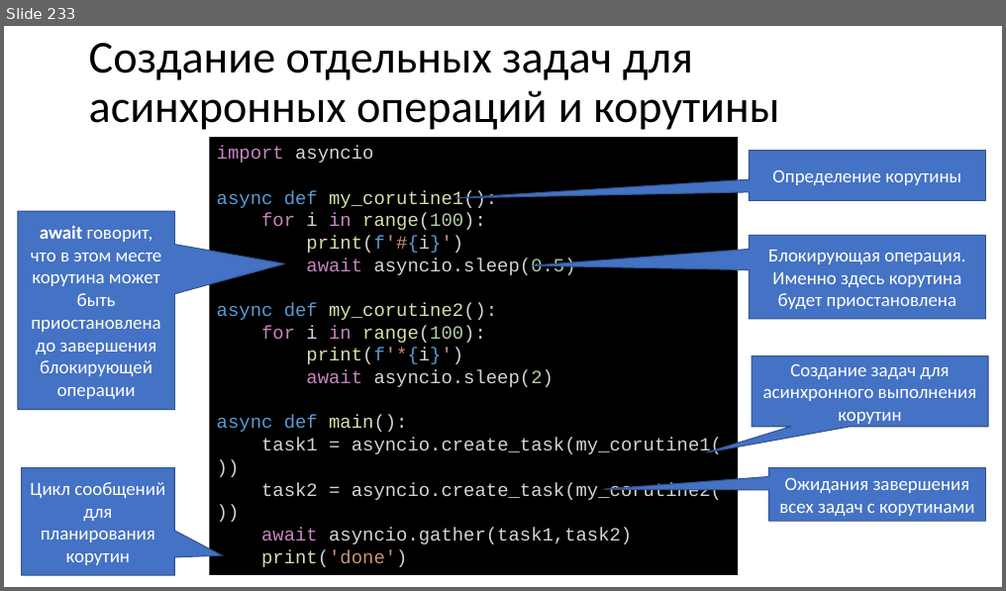
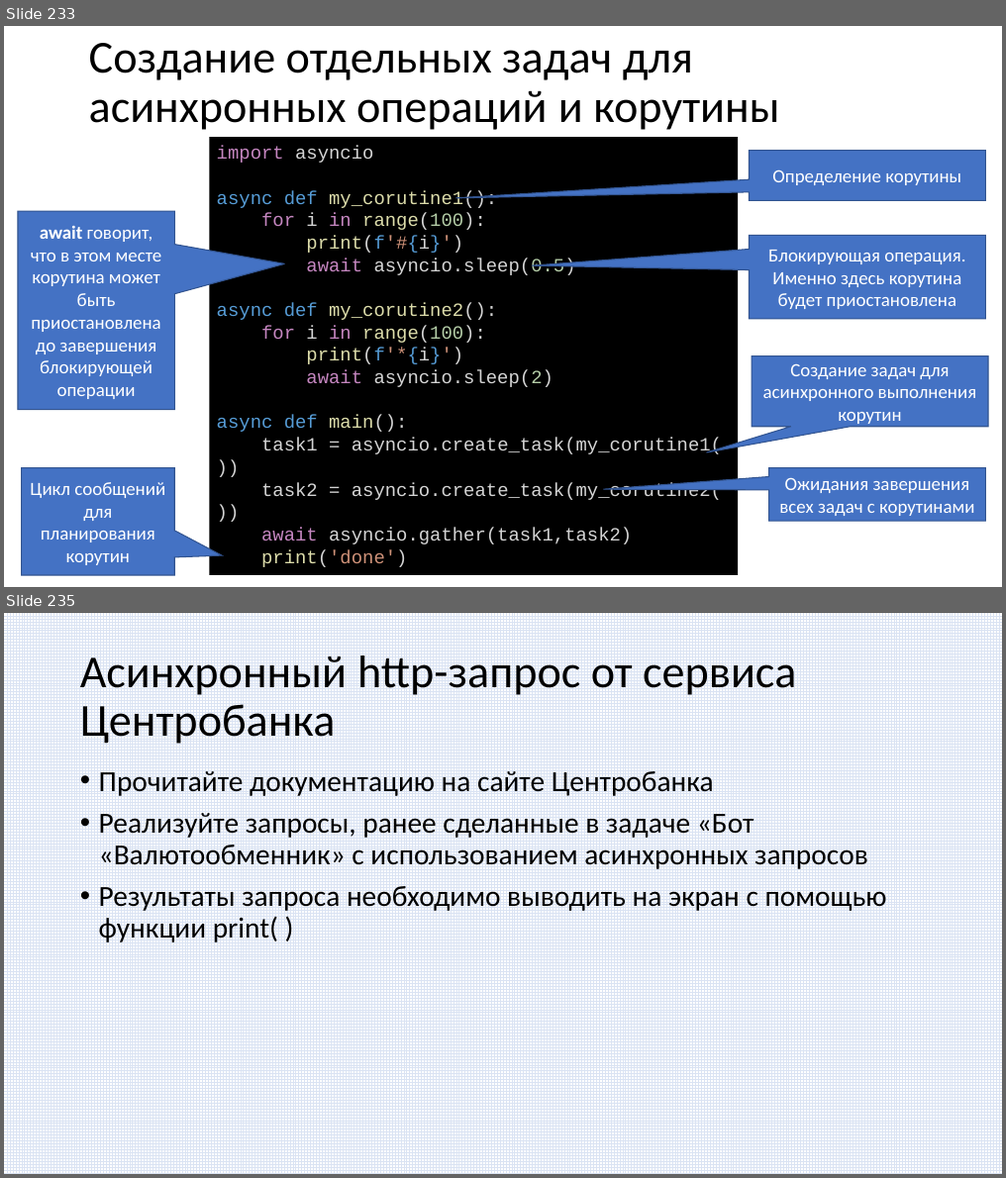
Before and after one commit to paveltsytovich/telegram-course, a slide deck: Presentation/Разработка ботов для телеграмм на Python.pptx. Shown one above the other, each under a label of ours: slide 233 before the commit, slides 233 and 235 after it; the slides between them are not shown. The pictures are 1006x591 and 1006x1178 pixels, drawn with LibreOffice and Linux fonts; fonts in the diff are those of the drawing. Boxes give left, top, right and bottom in pixels: in the first picture for what was removed or moved away, otherwise in the second. Text is boxed around its words. In the diff, an @@ line names an element or a change of style, - is before the commit and + after.

```diff
--- a/Presentation/Разработка ботов для телеграмм на Python.pptx
+++ b/Presentation/Разработка ботов для телеграмм на Python.pptx
@@ slide 235 added at <box>4,613,1002,1174</box>, background #FFFFFF @@
@@ rectangle added at <box>4,613,1002,1174</box>, fill pattern #DAE3F3 on #FFFFFF @@
@@ title added at <box>80,656,796,744</box>, 44 pt, text #000000 @@
+Асинхронный http-запрос от сервиса Центробанка
@@ text added at <box>99,771,887,943</box>, 28 pt, text #000000 @@
+• Прочитайте документацию на сайте Центробанка
+• Реализуйте запросы, ранее сделанные в задаче «Бот «Валютообменник» с использованием асинхронных запросов
+• Результаты запроса необходимо выводить на экран с помощью функции print( )
```
Also in this commit, not shown: 1 other slide added, 1 slide removed.
